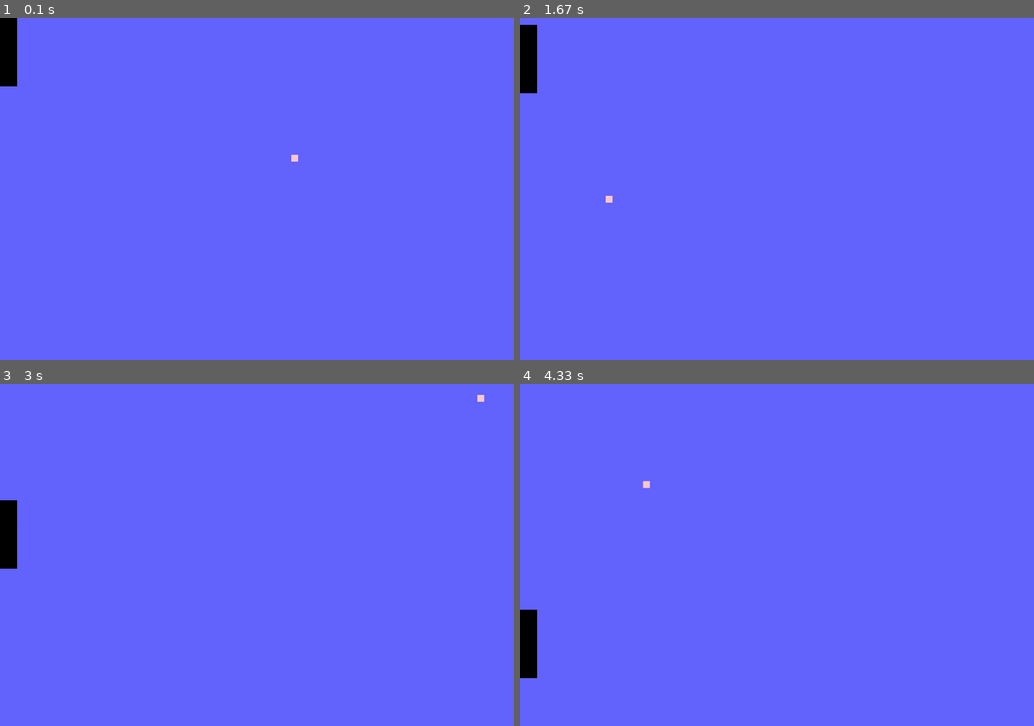
Above: before the commit, frames 1-4 (two rows, left to right).
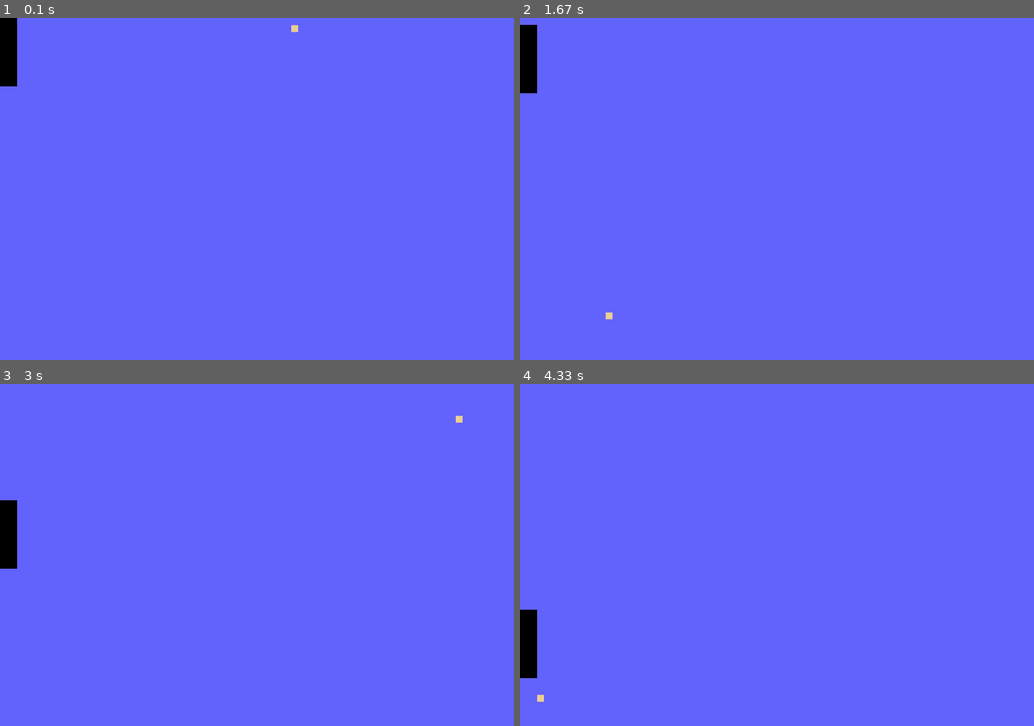
Above: after the commit, the same moments.

Repository: RobertFlores2728/Pong-Pygame
Game: pygame game, started from Pong/Scripts/Main.py
Same seed, same stepped clock (60 frames per second), same inputs: the game is played once before the commit and once after it.
Inputs:
- Up to frame 1 (0.1 s): no input
- Up to frame 2 (1.67 s): hold S 0.83-1.3 s; hold W from 1.33 s (still down)
- Up to frame 3 (3 s): release W at 1.7 s; hold S 1.73-2.1 s; hold W 2.13-2.43 s; hold S 2.47-2.77 s; hold W from 2.8 s (still down)
- Up to frame 4 (4.33 s): release W at 3.17 s; hold S 3.2-3.57 s; hold W 3.6-3.9 s; hold S 3.93-4.23 s; hold W from 4.27 s (still down)

The runs differ from the first frame. In frame 1, less than 0.1% of the frame differs, in the area x 56-58%, y 2-42%; in frame 2, less than 0.1%; in frame 3, less than 0.1%; in frame 4, less than 0.1%, in the area x 3-26%, y 28-93%.

Commit message:
Added PaddleAI
for AI player

Diff:
--- a/Pong/Scripts/Ball.py
+++ b/Pong/Scripts/Ball.py
@@ -1,18 +1,18 @@
-import sys, pygame
+import sys, pygame, random
 
 class Ball:
 
 
     def __init__(self, screen, gameObjects):
-        self.color = (255, 200, 200)
+        self.color = (random.randint(200,255), random.randint(200,255), 150)
         self.screen = screen
 
         self.gameObjects = gameObjects
 
-        self.ballRect = pygame.Rect(int(screen.get_width() / 2), int(screen.get_height() / 2), 20, 20)
-        self.ballTravelX = 1  # should be 1 or -1 only. ball either goes left or right
-        self.ballTravelY = -1  # 1 = greatest curve, 0 = straight
-        self.ballSpeed = 10  # speed will increase with each hit
+        self.ballRect = pygame.Rect(int(screen.get_width() / 2), random.randint(20, screen.get_height() - 20), 20, 20)
+        self.ballTravelX = 1  # amount the ball travels on the x axis. increases with each hit
+        self.ballTravelY = random.randint(-100, 100) / 100  # 1 = greatest curve, 0 = straight
+        self.ballSpeed = 10
 
     def draw(self):
         # draw ball
--- /dev/null
+++ b/Pong/Scripts/PaddleAI.py
@@ -0,0 +1,35 @@
+import sys, pygame
+
+class PaddleAI:
+
+    def __init__(self, screen, gameObjects):
+        self.screen = screen
+        self.gameObjects = gameObjects
+        self.paddleRect = pygame.Rect(0, 0, 50, 200)
+        self.paddleSpeed = 20
+
+    def move(self):
+
+        # Move paddle
+        print(self.gameObjects.ball.ballRect.centery)
+        print(self.paddleRect.centery)
+
+        keys = pygame.key.get_pressed()
+        if keys[pygame.K_w]:
+            self.paddleRect.y -= self.paddleSpeed
+        if keys[pygame.K_s]:
+            self.paddleRect.y += self.paddleSpeed
+
+        # paddle boundaries check
+        if self.paddleRect.y < 0:
+            self.paddleRect.y = 0
+        elif self.paddleRect.y > self.screen.get_height() - self.paddleRect.height:
+            self.paddleRect.y = self.screen.get_height() - self.paddleRect.height
+
+    def draw(self):
+        # draw paddle
+        pygame.draw.rect(self.screen, (0,0,0), self.paddleRect)
+
+    def update(self):
+        self.input()
+        self.draw()
